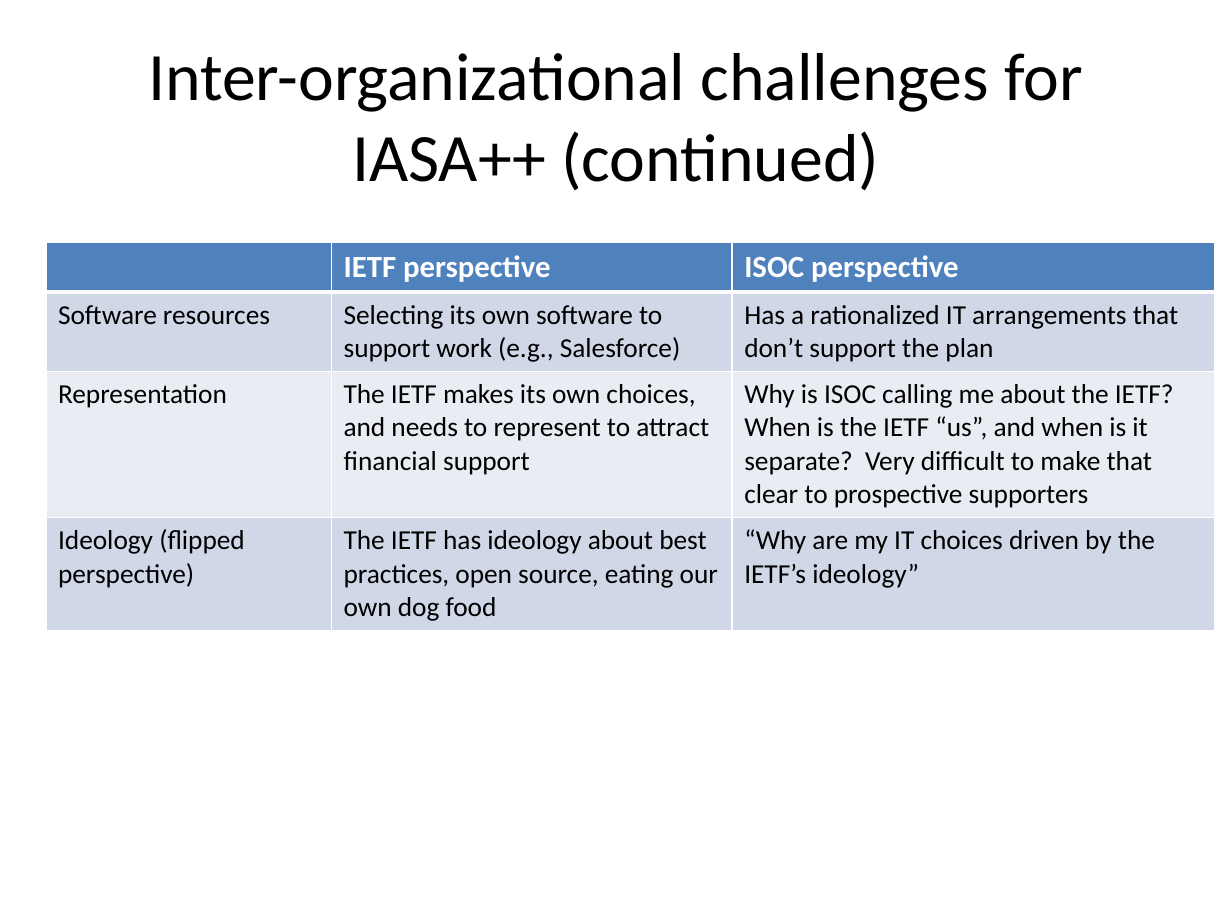
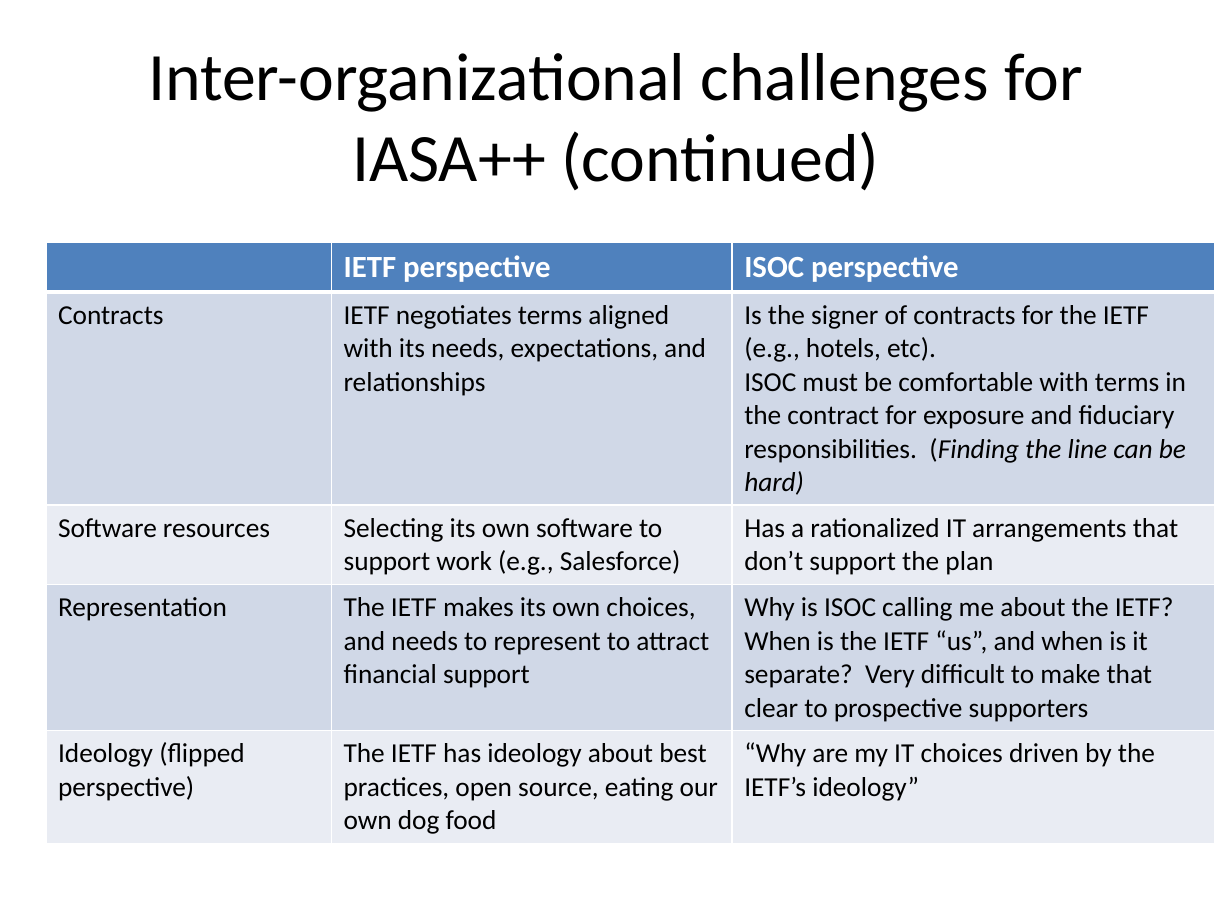
Before and after one commit to ekr/iasa-20, a slide deck: slide 2 of ietf100/IASA-PlusPlus-Challenges.pptx. Drawn at 1232x924 pixels with LibreOffice and Linux fonts; fonts in the diff are those of the drawing. Boxes give left, top, right and bottom in pixels: in the first picture for what was removed or moved away, otherwise in the second. Text is boxed around its words. In the diff, an @@ line names an element or a change of style, - is before the commit and + after.

```diff
--- a/ietf100/IASA-PlusPlus-Challenges.pptx
+++ b/ietf100/IASA-PlusPlus-Challenges.pptx
@@ table at bbox=[46, 241, 1215, 838] @@
+row 2: Contracts | IETF negotiates terms aligned with its needs, expectations, and relationships | Is the signer of contracts for the IETF (e.g., hotels, etc). / ISOC must be comfortable with terms in the contract for exposure and fiduciary responsibilities. (Finding the line can be hard)
```
Also in this commit, not shown: 1 other slide changed.
